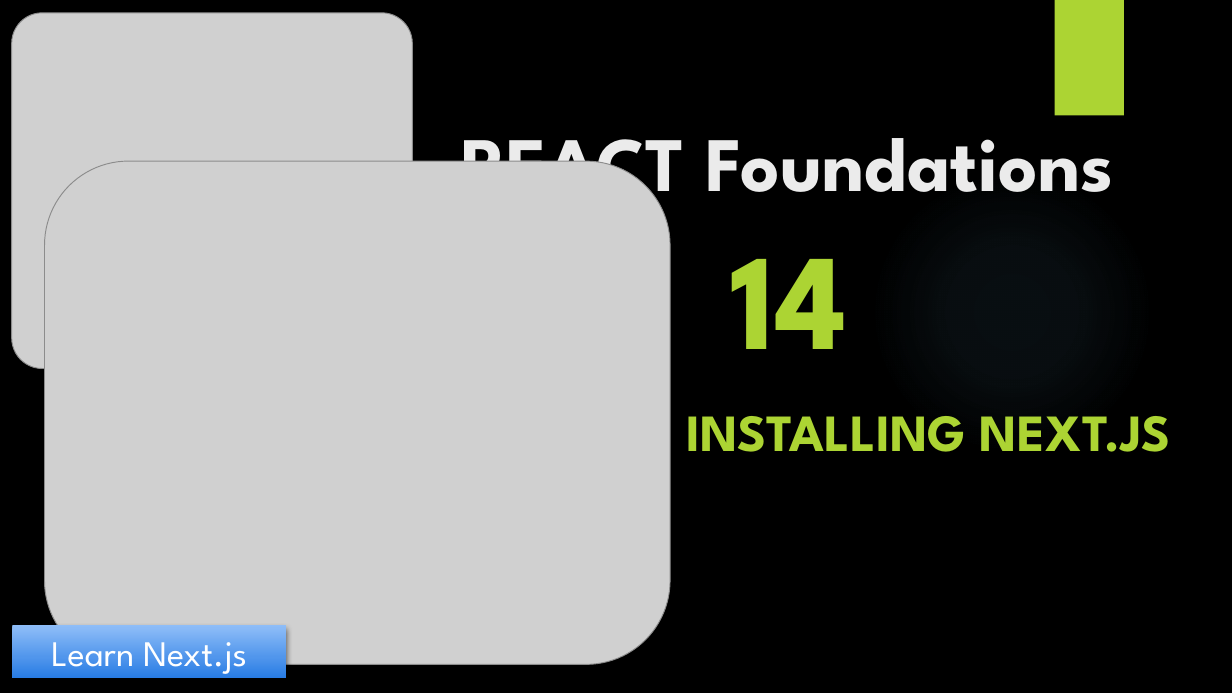
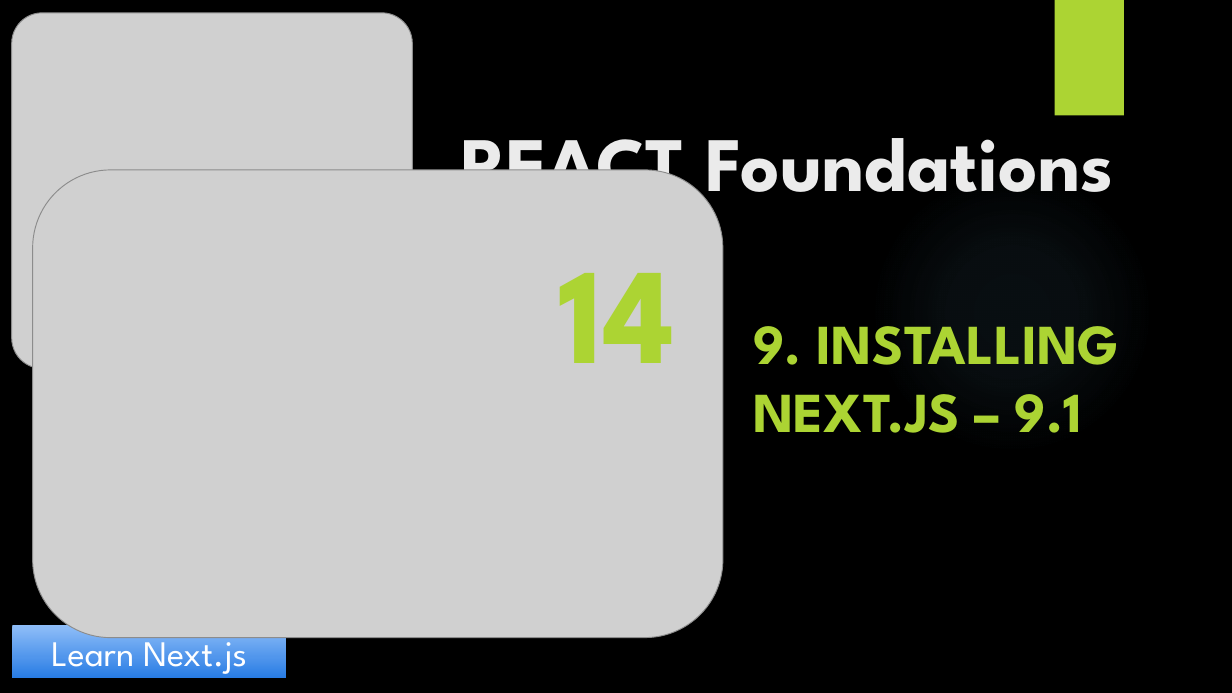
Before and after one commit to yasenstar/learn_javascript, a slide deck: slide 15 of learn_nextjs/1_React-Foundation/React_Foundations.pptx. Drawn at 1232x693 pixels with LibreOffice and Linux fonts; fonts in the diff are those of the drawing; grey boxes stand for pictures; background and template pictures are left out. Boxes give left, top, right and bottom in pixels: in the first picture for what was removed or moved away, otherwise in the second. Text is boxed around its words. In the diff, an @@ line names an element or a change of style, - is before the commit and + after.

```diff
--- a/learn_nextjs/1_React-Foundation/React_Foundations.pptx
+++ b/learn_nextjs/1_React-Foundation/React_Foundations.pptx
@@ picture: place and size @@
-picture at bbox=[44, 161, 670, 665]
+picture at bbox=[32, 170, 723, 638]
@@ text "14": place and size @@
-text "14" at bbox=[731, 259, 847, 349]
+text "14" at bbox=[559, 273, 675, 363]
@@ subtitle at bbox=[753, 326, 1120, 433]: text changed; size 40.7 to 44 pt @@
-INSTALLING NEXT.JS
+9. INSTALLING NEXT.JS – 9.1
```
Also in this commit, not shown: 1 other slide changed, 1 slide added, 8 other files.
